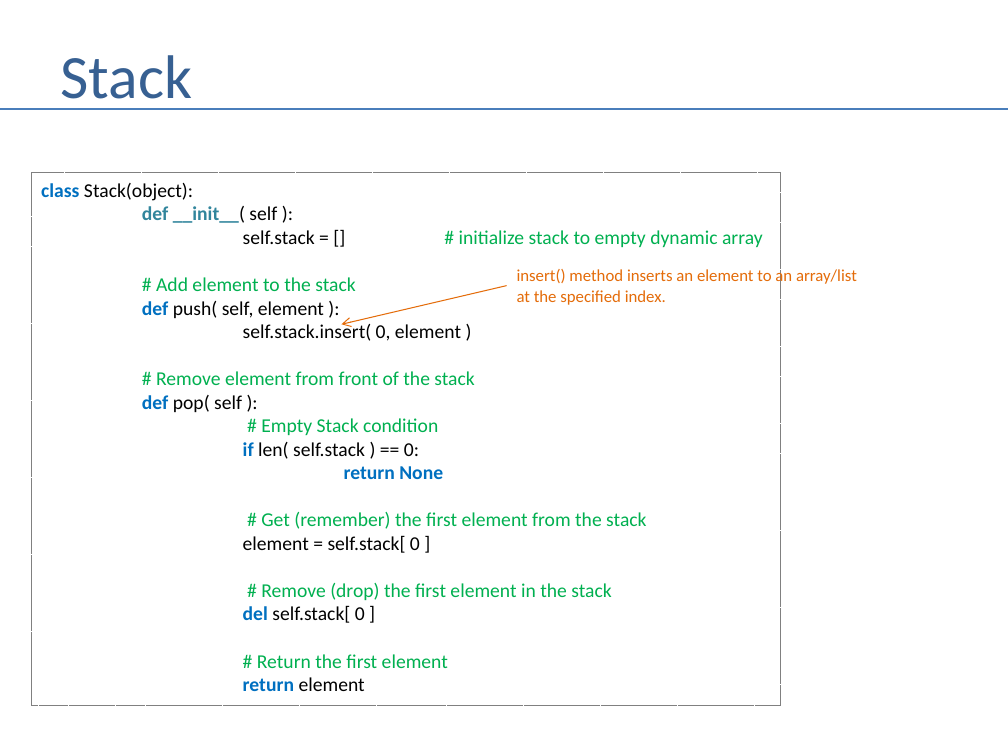
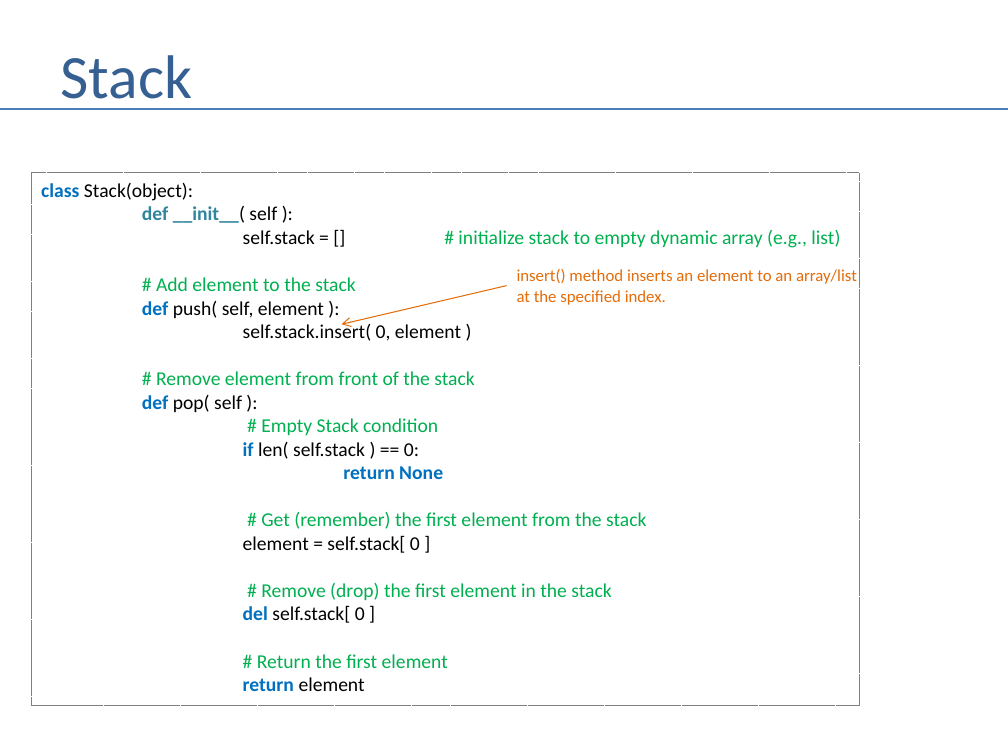
Before and after one commit to andrewferlitsch/Portland-Data-Science-Group, a slide deck: slide 23 of Presentations/Whiteboarding.pptx. Drawn at 1008x756 pixels with LibreOffice and Linux fonts; fonts in the diff are those of the drawing. Boxes give left, top, right and bottom in pixels: in the first picture for what was removed or moved away, otherwise in the second. Text is boxed around its words. In the diff, an @@ line names an element or a change of style, - is before the commit and + after.

```diff
--- a/Presentations/Whiteboarding.pptx
+++ b/Presentations/Whiteboarding.pptx
@@ rectangle "class Stack(object):": place and size @@
-rectangle "class Stack(object):" at [31,172,781,705]
+rectangle "class Stack(object):" at [31,172,860,705]
@@ text in rectangle at [243,230,840,248]: text changed @@
-self.stack = [] # initialize stack to empty dynamic array
+self.stack = [] # initialize stack to empty dynamic array (e.g., list)
```
Also in this commit, not shown: 10 other slides changed, 6 slides added, 1 slide removed, 4 other files.
